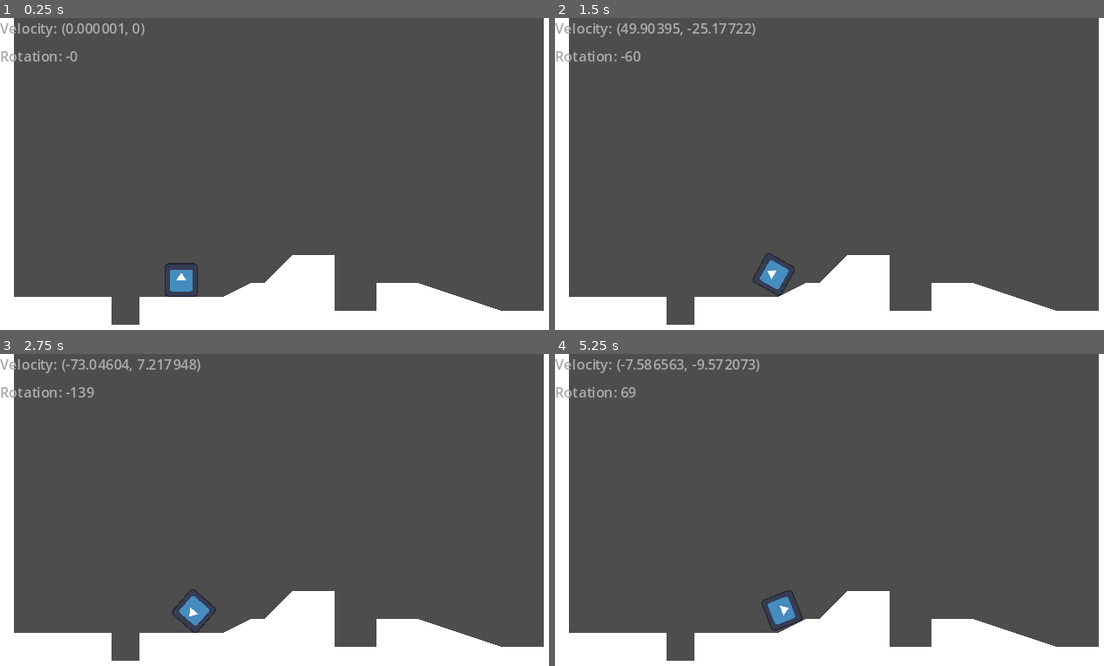
Above: before the commit, frames 1-4 (two rows, left to right).
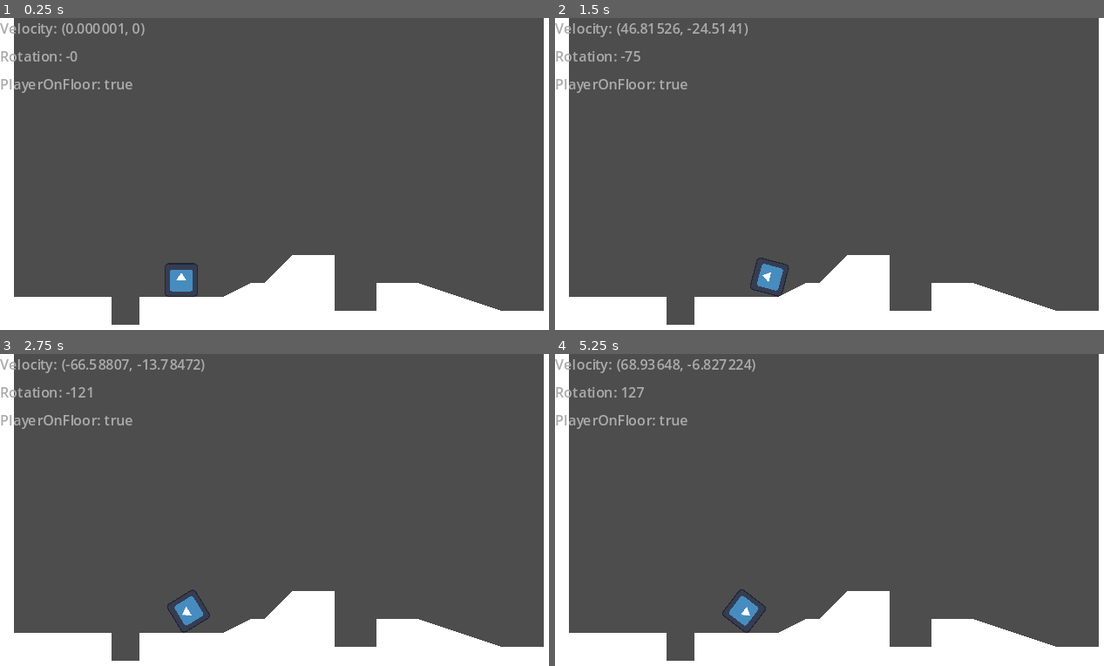
Above: after the commit, the same moments.

Repository: adachille/squaresy
Game: Godot game, scene res://scenes/game/world.tscn
Same seed, same stepped clock (60 frames per second), same inputs: the game is played once before the commit and once after it. The engine's default icon, where the game draws it, is replaced by a stand-in: a white triangle on a blue panel in a dark square.
Inputs:
- Up to frame 1 (0.25 s): no input
- Up to frame 2 (1.5 s): tap Enter (ui_accept) at 0.5, 0.77 s; hold Right (ui_right) from 0.53 s (still down)
- Up to frame 3 (2.75 s): tap Enter (ui_accept) at 1.52 s; release Right (ui_right) at 2.03 s; hold Left (ui_left) from 2.03 s (still down)
- Up to frame 4 (5.25 s): release Left (ui_left) at 2.78 s; hold Right (ui_right) 2.78-4.28 s; tap Enter (ui_accept) at 3.02, 3.77, 4.52 s; hold Left (ui_left) 4.28-5.03 s; hold Right (ui_right) from 5.03 s (still down)

The runs differ from the first frame. In frame 1, 0.3% of the frame differs, in the area x 0-25%, y 19-25%; in frame 2, 1.0%; in frame 3, 1.1%; in frame 4, 1.6%, in the area x 0-46%, y 1-90%.

Commit message:
Finish basic movement

Diff:
--- a/scenes/_debug/info_layer.gd
+++ b/scenes/_debug/info_layer.gd
@@ -4,10 +4,12 @@
 @onready var player_rotation = $InfoBox/Rotation
 #@onready var player = $"../Player"
 @onready var player = $"../RigidBodyPlayer"
+@onready var player_on_floor = $InfoBox/PlayerOnFloor
 
 func _ready():
 	player_velocity.text = "Velocity: Not set."
 	player_rotation.text = "Rotation: Not set."
+	player_on_floor.text = "PlayerOnFloor: Not set."
 	pass
 
 
@@ -17,3 +19,5 @@
 
 	var rotation_degrees = round(rad_to_deg(player.rotation))
 	player_rotation.text = "Rotation: %s" % str(rotation_degrees)
+
+	player_on_floor.text = "PlayerOnFloor: %s" % player.on_floor
--- a/scenes/_debug/info_layer.tscn
+++ b/scenes/_debug/info_layer.tscn
@@ -20,3 +20,7 @@
 [node name="Rotation" type="Label" parent="InfoBox"]
 layout_mode = 2
 label_settings = SubResource("LabelSettings_ryfmq")
+
+[node name="PlayerOnFloor" type="Label" parent="InfoBox"]
+layout_mode = 2
+label_settings = SubResource("LabelSettings_ryfmq")
--- a/scenes/game/characters/rigid_body_player.gd
+++ b/scenes/game/characters/rigid_body_player.gd
@@ -2,8 +2,7 @@
 
 @export var jump_strength = -300
 @export var rotation_rate = PI*2
-@export var torque_strength = 100.0
-@export var move_speed = 30
+@export var slide_speed = 10000.0
 
 @onready var collision_polygon_2d = $CollisionPolygon2D
 
@@ -24,9 +23,10 @@
 
 func handle_movement(input_axis: int, delta: float) -> void:
 	if input_axis:
-		apply_torque(input_axis * torque_strength * delta)
+		if on_floor:
+			apply_force(Vector2(input_axis * slide_speed * delta, 0))
 		angular_velocity = rotation_rate * input_axis
-		linear_velocity.x = move_toward(linear_velocity.x, move_speed * input_axis, delta)
+
 
 func _integrate_forces(state: PhysicsDirectBodyState2D) -> void:
 	var num_contacts = state.get_contact_count()
@@ -35,7 +35,7 @@
 	on_floor = false
 	for i in range(num_contacts):
 		var normal := state.get_contact_local_normal(i)
-		if normal.dot(Vector2.UP) > 0.99: # TODO: dial this in
+		if normal.dot(Vector2.UP) > 0.25:
 			on_floor = true
 			#  1.0 would be perfectly straight up
 			#  0.0 is a wall
--- a/scenes/game/world.tscn
+++ b/scenes/game/world.tscn
@@ -1,7 +1,6 @@
-[gd_scene load_steps=5 format=3 uid="uid://bce5w0a7lc2mx"]
+[gd_scene load_steps=4 format=3 uid="uid://bce5w0a7lc2mx"]
 
 [ext_resource type="PackedScene" uid="uid://bwn0tcwvj8mv" path="res://scenes/_debug/test_zone.tscn" id="1_3dvx2"]
-[ext_resource type="PackedScene" uid="uid://c5v5y5g8xkh8h" path="res://scenes/game/characters/player.tscn" id="2_l1gax"]
 [ext_resource type="PackedScene" uid="uid://7u6ppy80hm4q" path="res://scenes/_debug/info_layer.tscn" id="3_b103s"]
 [ext_resource type="PackedScene" uid="uid://dbympgstl3f6b" path="res://scenes/game/characters/rigid_body_player.tscn" id="4_gtxar"]
 
@@ -9,10 +8,6 @@
 
 [node name="TestZone" parent="." instance=ExtResource("1_3dvx2")]
 
-[node name="Player" parent="." instance=ExtResource("2_l1gax")]
-visible = false
-position = Vector2(64, 72)
-
 [node name="InfoLayer" parent="." instance=ExtResource("3_b103s")]
 
 [node name="RigidBodyPlayer" parent="." instance=ExtResource("4_gtxar")]
